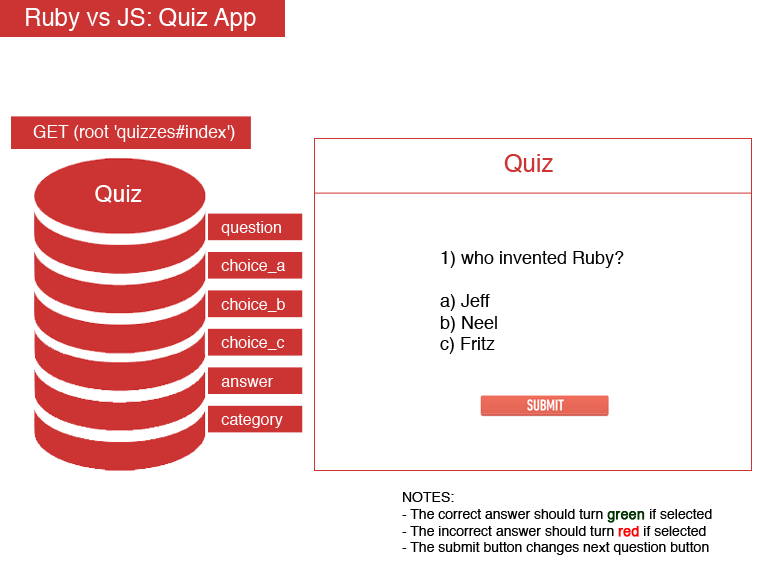
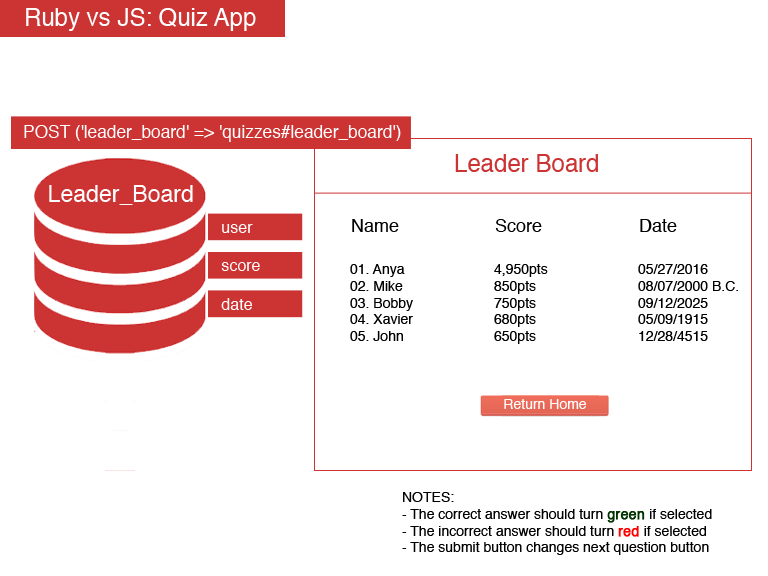
Layers edited between the first and the second (768, 576) image:
showed group "leader_board" (11 layers) over [24,116,411,471]
showed group "leader_page" (8 layers) over [315,138,738,536]
painted on "01. Anya 4,950pts 05/27/2016 02. Mike 850pts 08/07/2000" over [358,331,365,341]
hid group "quiz" (16 layers) over [24,116,303,471]
hid group "index" (6 layers) over [315,138,738,536]
